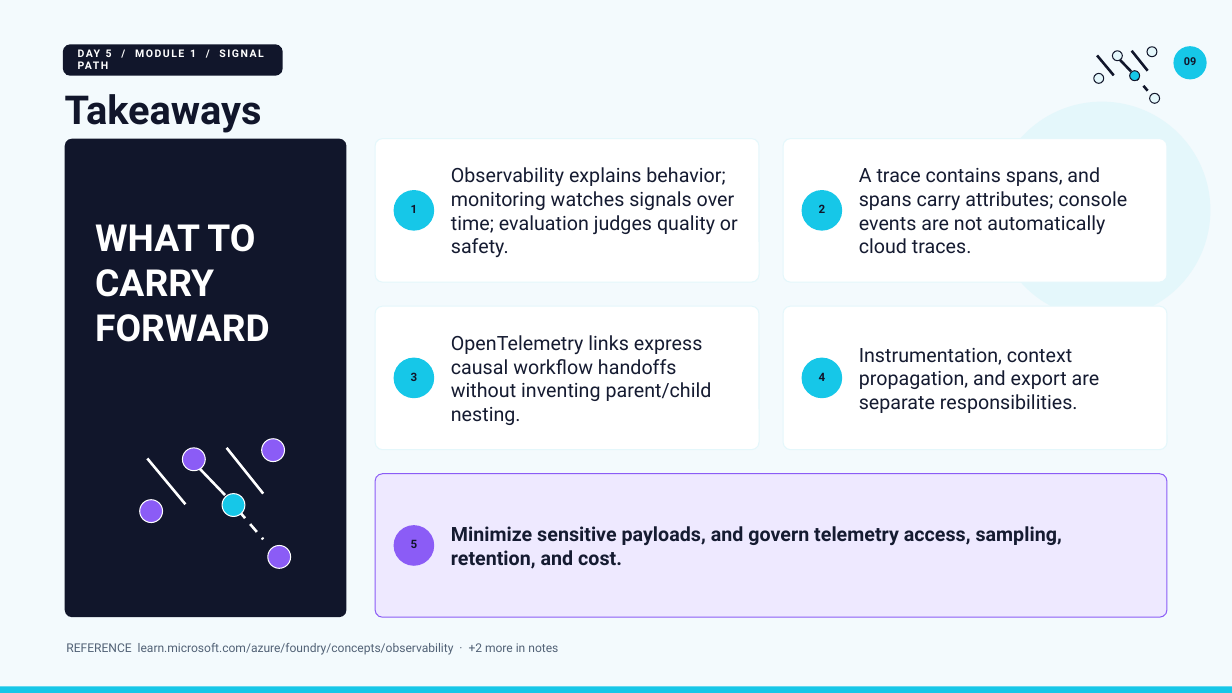
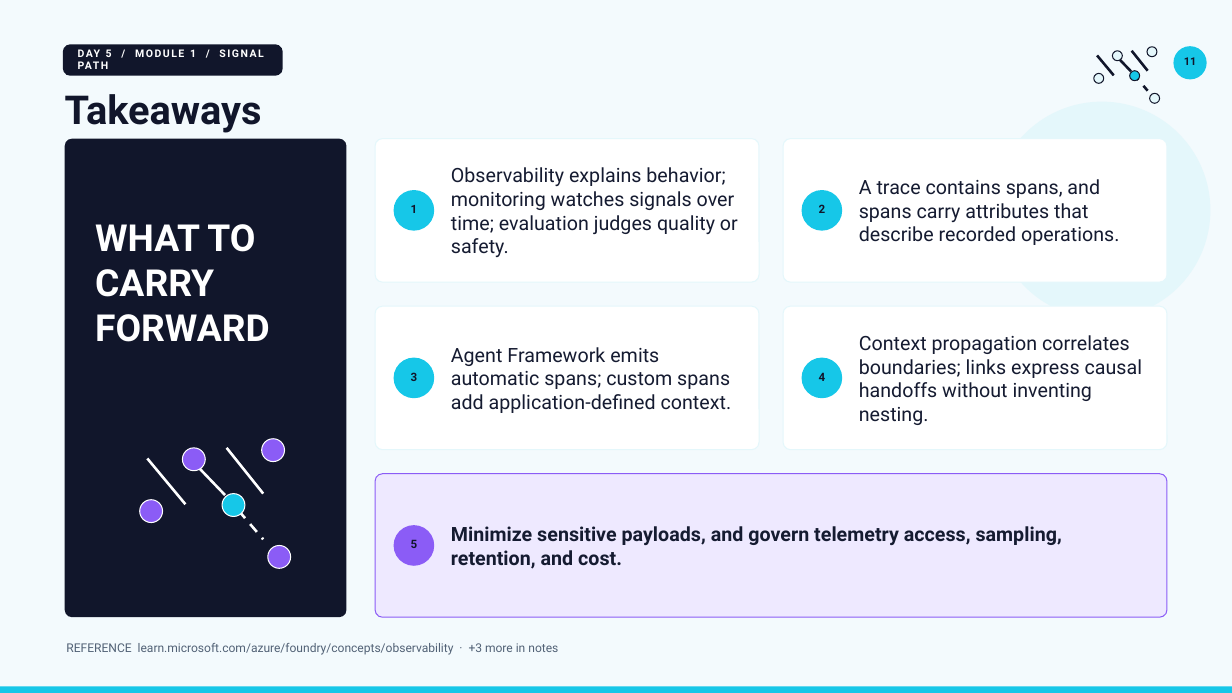
Before and after one commit to JimPiquant/Building-AI-Apps-and-Agents, a slide deck: slide 11 of decks/day5/module-1-observability-tracing.pptx (slide 9 before the commit). Drawn at 1232x693 pixels with LibreOffice and Linux fonts; fonts in the diff are those of the drawing. Boxes give left, top, right and bottom in pixels: in the first picture for what was removed or moved away, otherwise in the second. Text is boxed around its words. In the diff, an @@ line names an element or a change of style, - is before the commit and + after.

```diff
--- a/decks/day5/module-1-observability-tracing.pptx
+++ b/decks/day5/module-1-observability-tracing.pptx
@@ text at [1184,57,1197,65]: text changed @@
-09
+11
@@ text at [859,179,1119,245]: text changed @@
-A trace contains spans, and spans carry attributes; console events are not automatically cloud traces.
+A trace contains spans, and spans carry attributes that describe recorded operations.
@@ text at [451,347,732,413]: text changed @@
-OpenTelemetry links express causal workflow handoffs without inventing parent/child nesting.
+Agent Framework emits automatic spans; custom spans add application-defined context.
@@ text at [859,335,1143,425]: text changed @@
-Instrumentation, context propagation, and export are separate responsibilities.
+Context propagation correlates boundaries; links express causal handoffs without inventing nesting.
@@ text at [66,643,558,655]: text changed @@
-REFERENCE learn.microsoft.com/azure/foundry/concepts/observability · +2 more in notes
+REFERENCE learn.microsoft.com/azure/foundry/concepts/observability · +3 more in notes
```
Also in this commit, not shown: 8 other slides changed, 2 slides added, 9 other files.
